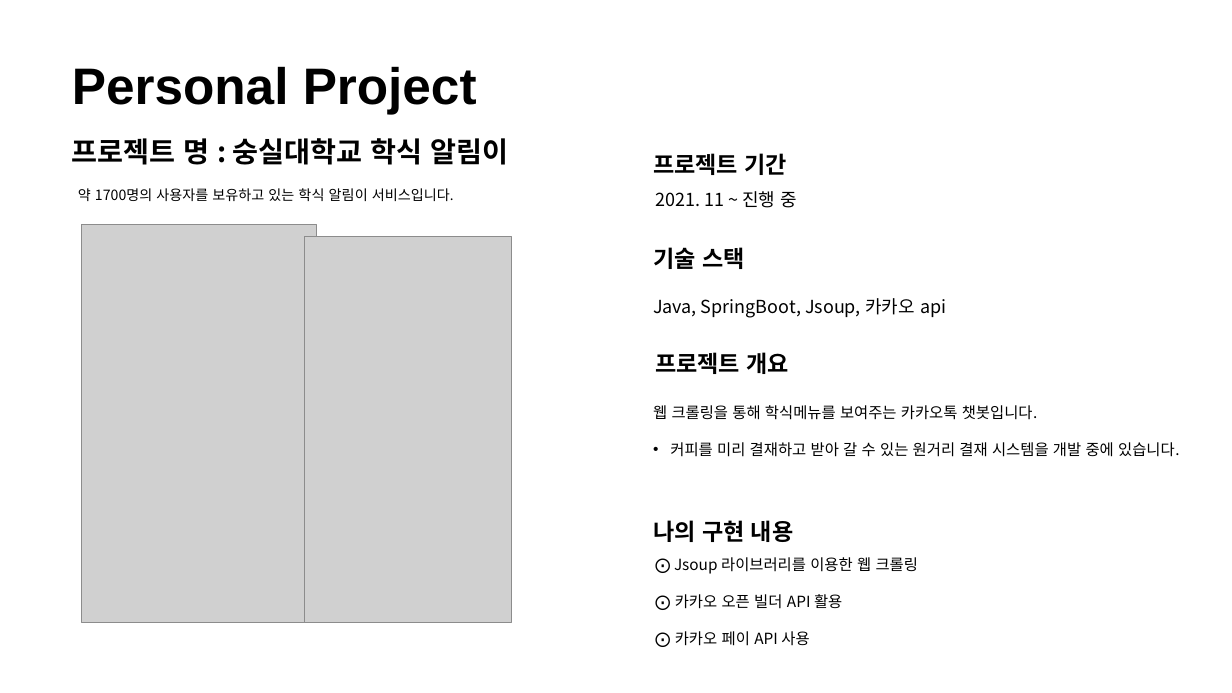
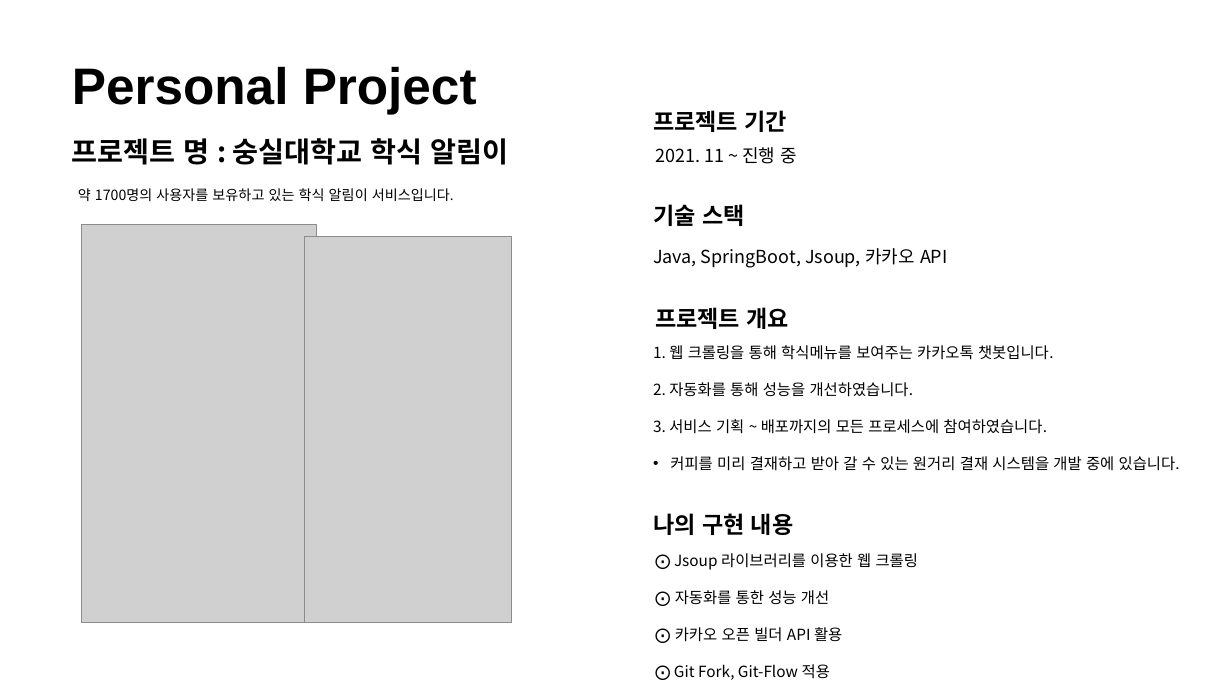
Before and after one commit to ohjinhokor/PortFolio, a slide deck: slide 4 of 오진호 포토폴리오.pptx. Drawn at 1232x693 pixels with LibreOffice and Linux fonts; fonts in the diff are those of the drawing; grey boxes stand for pictures; background and template pictures are left out. Boxes give left, top, right and bottom in pixels: in the first picture for what was removed or moved away, otherwise in the second. Text is boxed around its words. In the diff, an @@ line names an element or a change of style, - is before the commit and + after.

Commit message:
BlindNews 추가 및 상세 내용 수정

```diff
--- a/오진호 포토폴리오.pptx
+++ b/오진호 포토폴리오.pptx
@@ text at [653, 248, 948, 268]: text changed @@
-Java, SpringBoot, Jsoup, 카카오 api
+Java, SpringBoot, Jsoup, 카카오 API
@@ 4 texts: place and size @@
-4 texts at [653, 153, 797, 374]
+4 texts at [653, 110, 797, 329]
@@ text "1. 웹 크롤링을 통해 학식메뉴를 ...": place and size @@
-text "1. 웹 크롤링을 통해 학식메뉴를 ..." at [653, 405, 1180, 457]
+text "1. 웹 크롤링을 통해 학식메뉴를 ..." at [653, 345, 1180, 471]
@@ text at [653, 345, 1054, 434]: text changed @@
-웹 크롤링을 통해 학식메뉴를 보여주는 카카오톡 챗봇입니다.
+1. 웹 크롤링을 통해 학식메뉴를 보여주는 카카오톡 챗봇입니다.
+2. 자동화를 통해 성능을 개선하였습니다.
+3. 서비스 기획 ~ 배포까지의 모든 프로세스에 참여하였습니다.
@@ text "나의 구현 내용": place and size @@
-text "나의 구현 내용" at [653, 520, 794, 542]
+text "나의 구현 내용" at [653, 513, 794, 535]
@@ text at [675, 590, 829, 605]: paragraph added @@
+⨀ 자동화를 통한 성능 개선
@@ text at [674, 664, 830, 680]: text changed @@
-⨀ 카카오 페이 API 사용
+⨀ Git Fork, Git-Flow 적용
```
Also in this commit, not shown: 5 other slides changed, 1 slide added, 1 other file.
